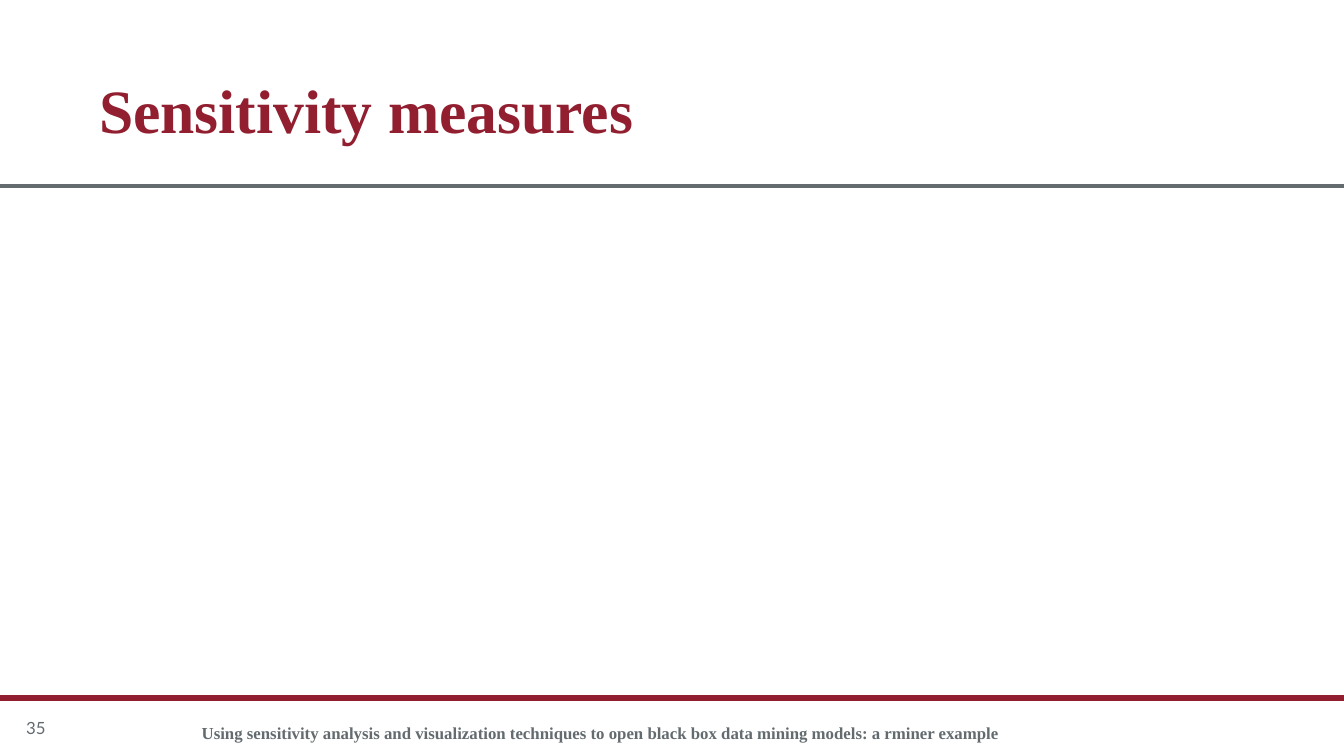
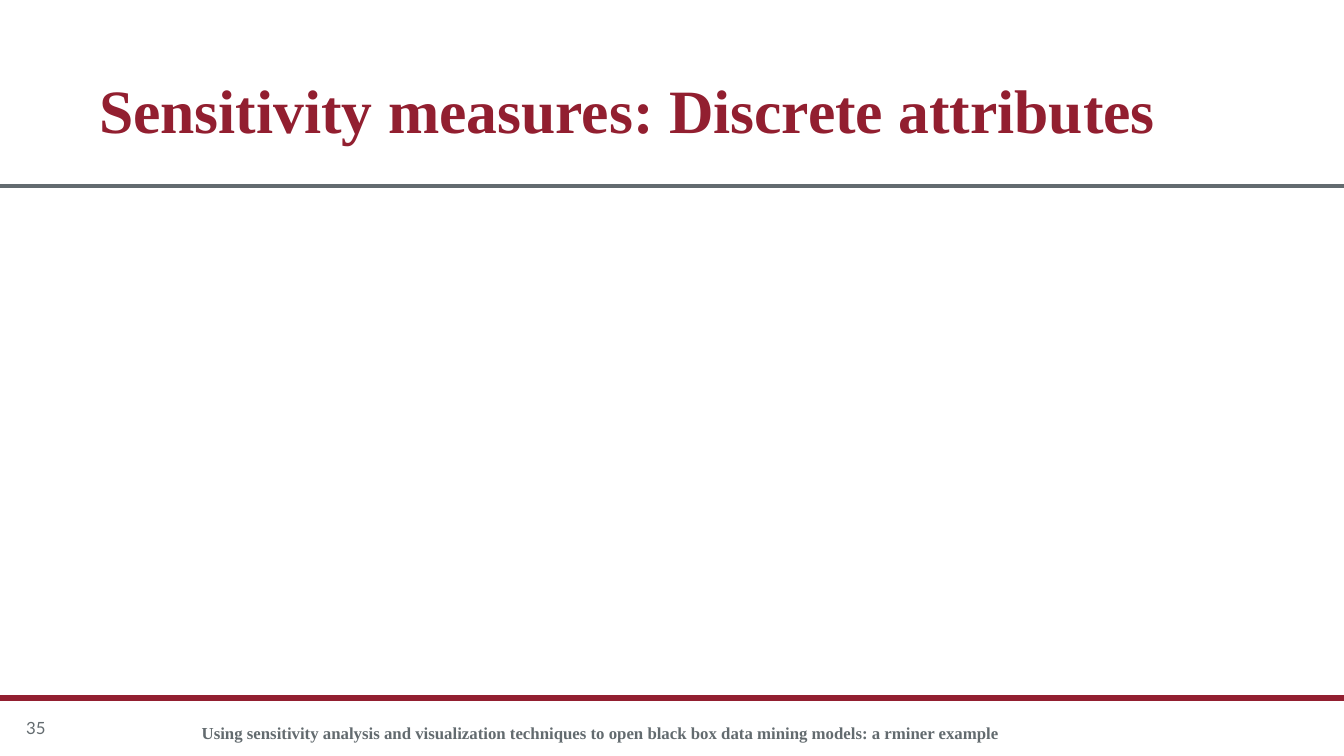
Before and after one commit to rgonzalezmoyano/Cafee, a slide deck: slide 35 of articulo 1 XAI/Apuntes/Sensitivity analysis/Presentación SA.pptx. Drawn at 1344x756 pixels with LibreOffice and Linux fonts; fonts in the diff are those of the drawing; grey boxes stand for pictures; background and template pictures are left out. Boxes give left, top, right and bottom in pixels: in the first picture for what was removed or moved away, otherwise in the second. Text is boxed around its words. In the diff, an @@ line names an element or a change of style, - is before the commit and + after.

```diff
--- a/articulo 1 XAI/Apuntes/Sensitivity analysis/Presentación SA.pptx
+++ b/articulo 1 XAI/Apuntes/Sensitivity analysis/Presentación SA.pptx
@@ title at [99,90,1155,144]: text changed @@
-Sensitivity measures
+Sensitivity measures: Discrete attributes
```
Also in this commit, not shown: 7 other slides changed, 4 slides added, 4 other files.
